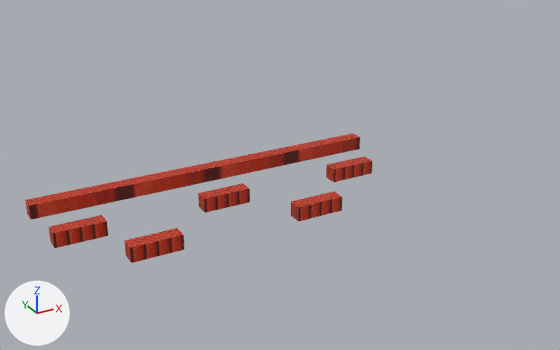
Two versions of the FBX model assets/models/DevLevelPlatforms.fbx, one commit apart.
Camera for both pictures: a camera (50 mm lens) standing at (-15.4, -36.4, 17.1) and looking at (3.6, -1.8, -0.2). The lights are fixed; the arrows at lower left show +X, +Y and +Z.
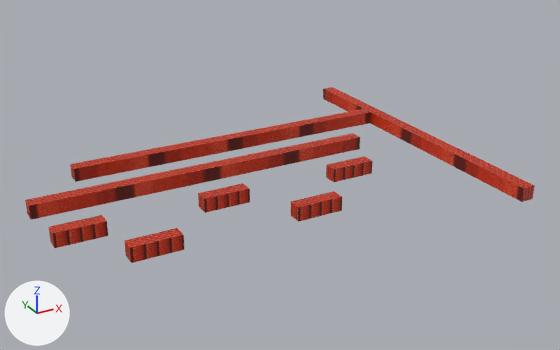
The change, as a list of edits to the scene's bpy script:
```text
Change me_cube_009:
    used by ob_cube_006; location = (0.0, 0.0, 0.0)
    remove me_cube_009.from_pydata(...)  # 48 vertices, 72 faces; spans x -9.7..9.9, y -6.9..0.4, z -0.3..0.5
    remove me_cube_009.materials.append(mat_material_007)  # picture img_texture_demo_03_png
    add me_cube_009.from_pydata(...)  # 64 vertices, 96 faces; spans x -9.7..13.8, y -10.6..9.0, z -0.3..0.5
    me_cube_009 part 1: a new loose piece, a box spanning x 13.06..13.83, y -10.57..8.98, z -0.29..0.47, in mat_material (picture img_texture_demo_03_png)
    me_cube_009 part 2: a new loose piece, a box spanning x -6.5..13.04, y 3.1..3.87, z -0.29..0.47, in mat_material (picture img_texture_demo_03_png)
    remove me_cube_009.materials.append(mat_material_003)  # picture img_texture_demo_03_png
    remove me_cube_009.materials.append(mat_material_005)  # picture img_texture_demo_03_png
    remove me_cube_009.materials.append(mat_material_006)  # picture img_texture_demo_03_png
    remove me_cube_009.materials.append(mat_material_008)  # picture img_texture_demo_03_png
```

What differs and where, as boxes [x1, y1, x2, y2] in the pictures (560 x 350 px):
'Cube.006', reshaped (47% wider, 35% taller): before [25, 133, 372, 263]; after [25, 87, 535, 263]
part 1 of me_cube_009, added (red): after [323, 87, 535, 202]
part 2 of me_cube_009, added (red): after [70, 109, 370, 182]
